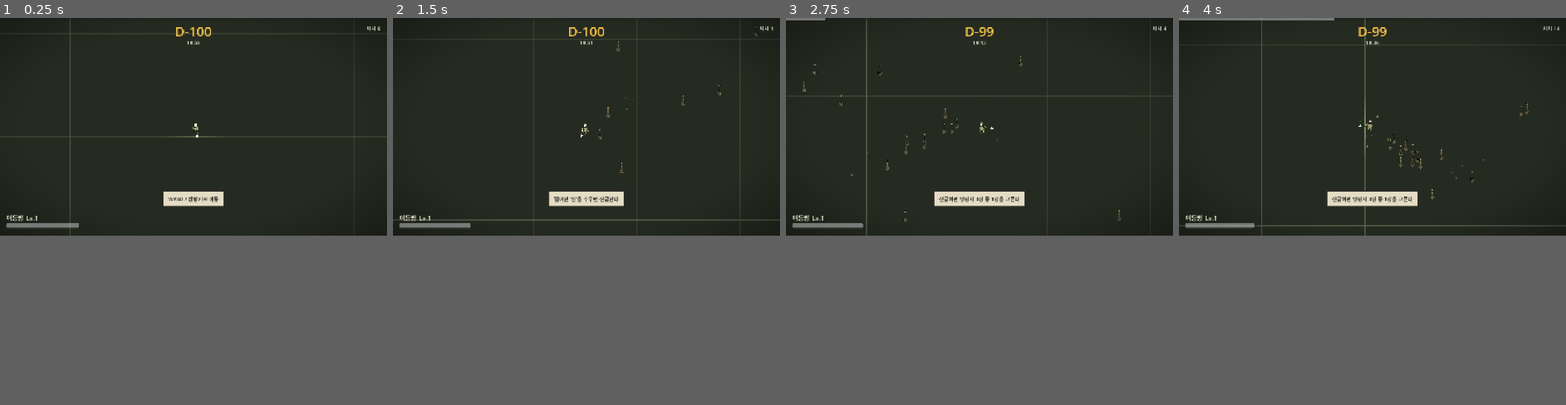
Above: before the commit, frames 1-4 (left to right).
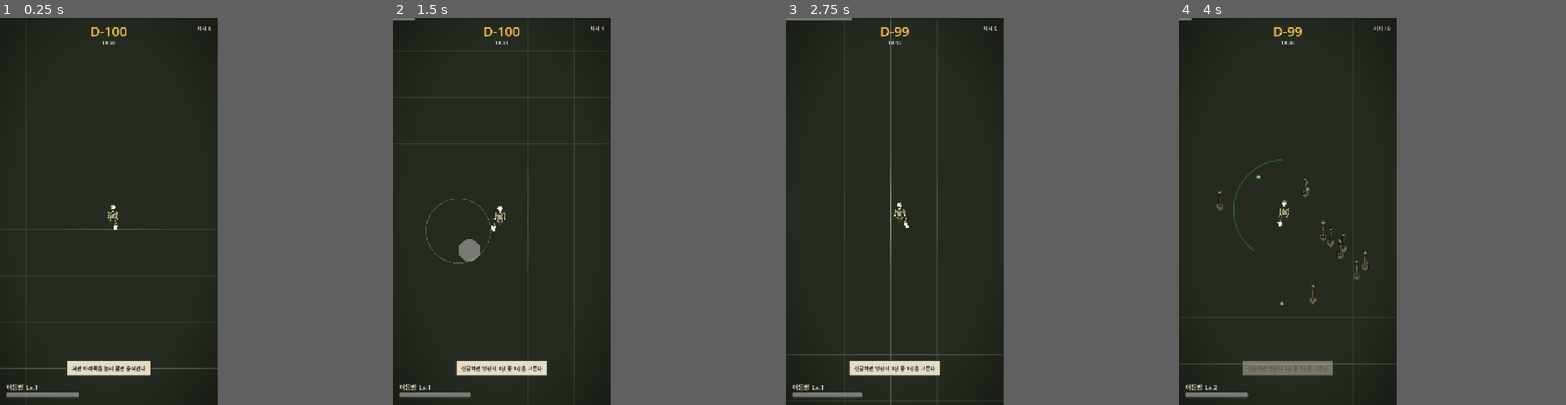
Above: after the commit, the same moments.

Repository: doogi7224/git-playground
Game: Godot game, scene res://tests/test_runner.tscn
The game is run twice, just before and just after one commit, with the same random seed, the same clock (stepped at 60 frames per second) and the same inputs. This scene is started directly instead of the project's main scene.
Inputs (mouse positions are in pixels of both pictures, inside the frame that each line leads up to):
- Up to frame 1 (0.25 s): no input
- Up to frame 2 (1.5 s): tap Enter at 0.5 s; move the mouse to (671, 114) at 0.52 s; hold D (move_right) 0.53-1.25 s; click (671, 114) at 0.67 s; drag from (509, 137) to (567, 168) at 1.27 s
- Up to frame 3 (2.75 s): move the mouse to (1018, 79) at 2.02 s; hold D (move_right) from 2.03 s (still down); click (1018, 79) at 2.17 s
- Up to frame 4 (4 s): release D (move_right) at 2.75 s; drag from (1353, 168) to (1256, 95) at 2.77 s; move the mouse to (1488, 161) at 3.52 s; hold A (move_left) from 3.53 s (still down); click (1488, 161) at 3.67 s
In our replay, the window is 800x450 before the commit and 450x800 after it. These sizes can differ from the game's own. Grey fills any space a smaller window leaves; there, only what the larger window draws over its background counts as a difference.

The runs differ from the first frame. In frame 1, 2.9% of the frame differs, in the area x 0-99%, y 0-99%; in frame 2, 3.5%; in frame 3, 3.7%; in frame 4, 4.2%, in the area x 0-99%, y 0-98%.

Commit message:
feat(mobile): 세로 1080x1920 전환 + 플로팅 조이스틱
플랫폼을 PC(Steam) 우선에서 모바일 우선으로 바꾼다. 세로 한 손 조작.

프로젝트

  뷰포트 1080x1920, 방향 세로 고정, 렌더러 mobile(Vulkan).
  gl_compatibility 가 기기 지원은 넓지만 2D 라이팅과 글로우 품질이 떨어진다.
  저사양 기기는 이미 있는 저사양 프리셋으로 그 둘을 끈다.
  stretch expand 라서 20:9 같은 더 긴 화면에서는 위아래가 더 보인다.
  emulate_touch_from_mouse 를 켜 PC 에서도 그대로 확인할 수 있다.
  도구 스크립트의 Xvfb 해상도도 전부 세로로 바꿨다.

플로팅 조이스틱 (ui/touch/)

  화면 아무 데나 대면 그 자리가 중심, 끌면 그 방향으로 간다.
  ★ Player 를 건드리지 않는다. AutoPlayer 와 똑같이 move_* 액션을 눌러서
    Input.get_vector 경로를 그대로 태운다. 키보드/자동플레이/터치가 전부 같은
    코드로 흐르고 기존 테스트도 손댈 필요가 없다.

  화면 아래 65% 에서만 잡는다. 위쪽은 UI 몫이고, 손가락이 캐릭터를 가리면 안 된다.
  데드존 18px, 최대 반경 160px 를 넘겨 끌어도 세기는 1.0 을 안 넘는다.
  트리에서 빠지거나 포커스를 잃으면 액션을 놓는다 -- 안 놓으면 레벨업 창이 뜬 뒤
  플레이어가 계속 달린다.

카메라와 스폰 링

  줌 1.8. 세로 화면에서 캐릭터가 40px 라 손가락에 가렸다.
  스폰 링 980 → 700. 980 은 가로 1920 시절 값이라 세로에서는 너무 멀어
  적이 오는 데만 한참 걸린다. 줌 1.8 에서 보이는 반대각선이 약 612 다.

안드로이드 뒤로가기를 Esc 와 같은 뜻으로 흘려보낸다. 메타 화면에서는 메인으로,
메인에서 또 누르면 종료. 판 도중에는 옵션(일시정지)을 연다 -- 실수로 눌러서
판이 날아가면 안 된다.

튜토리얼 첫 문구를 터치 기준으로 바꿨다.

검사 561개 (직전 542개). 조이스틱 테스트가 터치 → 액션 → Input.get_vector 까지
실제로 이어지는지, 떼면 확실히 놓는지 본다.

Co-Authored-By: Claude Opus 5 <noreply@anthropic.com>
Claude-Session: https://claude.ai/code/session_01DH84wvEbpBbH2sZ1nM6fyB

Diff:
--- a/core/spawn/spawn_director.gd
+++ b/core/spawn/spawn_director.gd
@@ -3,7 +3,11 @@
 ## 웨이브 디렉터. 1분 구간 테이블(WaveTable.tres)만 보고 돈다. (기획서 5.4)
 ## 밀도 곡선을 바꾸고 싶으면 코드가 아니라 .tres를 고친다.
 
-@export var spawn_ring_radius: float = 980.0   ## 화면 밖 링에서 스폰
+## 화면 밖 링에서 스폰.
+## 세로 1080x1920 + 줌 1.8 이면 보이는 범위가 600x1067, 반대각선이 약 612 다.
+## 그 1.15배쯤에서 내보내면 화면에 안 튀어나오면서도 금방 도착한다.
+## 1920x1080 시절 값(980)을 그대로 두면 적이 오는 데만 한참 걸려 초반이 텅 빈다.
+@export var spawn_ring_radius: float = 700.0
 @export var wave_table: WaveTable = null
 
 var enemies: EnemyManager = null
--- a/entities/player/player.tscn
+++ b/entities/player/player.tscn
@@ -11,6 +11,7 @@
 script = ExtResource("1_player")
 
 [node name="Camera2D" type="Camera2D" parent="."]
+zoom = Vector2(1.8, 1.8)
 script = ExtResource("2_shake")
 
 [node name="FootLight" type="PointLight2D" parent="."]
--- a/locale/strings.csv
+++ b/locale/strings.csv
@@ -252,6 +252,7 @@
 행운의 부적,행운의 부적,Lucky Charm
 현재 %s,현재 %s,%s
 혹한기 설원,혹한기 설원,Winter Field
+화면 아래쪽을 눌러 끌면 움직인다,화면 아래쪽을 눌러 끌면 움직인다,Touch and drag the lower screen to move
 화면 전체 스턴 + 넉백,화면 전체 스턴 + 넉백,Screen-wide stun + knockback
 화면 전체를 흔들어 세운다. 아침은 원래 그렇다.,화면 전체를 흔들어 세운다. 아침은 원래 그렇다.,Shakes the whole screen to a halt. Mornings are like that.
 화면 흔들림 강도,화면 흔들림 강도,Screen Shake Strength
--- a/maps/arena.gd
+++ b/maps/arena.gd
@@ -57,6 +57,18 @@
 	GameState.start_run(character.id)
 
 
+## 안드로이드 뒤로가기. 판 도중에는 옵션(일시정지)을 연다.
+## 실수로 눌러서 판이 날아가면 안 되므로 여기서 바로 나가지는 않는다.
+func _notification(what: int) -> void:
+	if what != NOTIFICATION_WM_GO_BACK_REQUEST:
+		return
+	var options: Control = get_node_or_null("UI/OptionsPanel")
+	if options == null:
+		return
+	options.visible = not options.visible
+	get_tree().paused = options.visible
+
+
 ## 메타 화면에서 고른 캐릭터/맵을 싣는다.
 ## 씬에 박아 둔 값은 기본값 겸 도구용 폴백이다 — tools/screenshot.sh 처럼
 ## 아레나를 직접 여는 경우 저장된 선택이 기본값과 같아서 결과가 달라지지 않는다.
--- a/maps/arena.tscn
+++ b/maps/arena.tscn
@@ -25,6 +25,7 @@
 [ext_resource type="Environment" path="res://data/gfx_environment.tres" id="21_env"]
 [ext_resource type="PackedScene" path="res://ui/options_panel.tscn" id="22_options"]
 [ext_resource type="PackedScene" path="res://ui/tutorial_overlay.tscn" id="25_tutorial"]
+[ext_resource type="PackedScene" path="res://ui/touch/floating_joystick.tscn" id="26_joystick"]
 
 [node name="Arena" type="Node2D"]
 script = ExtResource("1_arena")
@@ -112,6 +113,8 @@
 
 [node name="HUD" parent="UI" instance=ExtResource("7_hud")]
 
+[node name="Joystick" parent="UI" instance=ExtResource("26_joystick")]
+
 [node name="LevelUpScreen" parent="UI" instance=ExtResource("8_levelup")]
 
 [node name="ResultsScreen" parent="UI" instance=ExtResource("9_results")]
--- a/project.godot
+++ b/project.godot
@@ -1,5 +1,5 @@
 ; Engine configuration file.
-; 《전역까지 D-100》 — Godot 4.7.x / Forward+
+; 《전역까지 D-100》 — Godot 4.7.x / Mobile(Vulkan) / 세로 1080x1920
 ; See CLAUDE.md for the project rules.
 
 config_version=5
@@ -10,10 +10,10 @@
 config/name_localized={
 "en": "D-100 to Discharge"
 }
-config/description="한 판 = 전역까지 남은 100일 = 실시간 20분. 뱀파이어 서바이벌형 불릿 헤븐."
+config/description="한 판 = 전역까지 남은 100일 = 실시간 20분. 뱀파이어 서바이벌형 불릿 헤븐. 세로 화면 한 손 조작."
 config/version="0.0.1"
 run/main_scene="res://ui/meta/meta_root.tscn"
-config/features=PackedStringArray("4.7", "Forward Plus")
+config/features=PackedStringArray("4.7", "Mobile")
 config/icon="res://icon.svg"
 
 [autoload]
@@ -31,8 +31,11 @@
 
 [display]
 
-window/size/viewport_width=1920
-window/size/viewport_height=1080
+; 세로 한 손 조작. 1080x1920 은 흔한 폰 해상도(FHD+)의 기준이고,
+; expand 라서 20:9 같은 더 긴 화면에서는 위아래가 더 보인다.
+window/size/viewport_width=1080
+window/size/viewport_height=1920
+window/handheld/orientation=1
 window/stretch/mode="canvas_items"
 window/stretch/aspect="expand"
 
@@ -78,6 +81,10 @@
 locale/translations=PackedStringArray("res://locale/strings.ko.translation", "res://locale/strings.en.translation")
 locale/fallback="ko"
 
+[input_devices]
+
+pointing/emulate_touch_from_mouse=true
+
 [layer_names]
 
 2d_physics/layer_1="player"
@@ -93,7 +100,9 @@
 
 [rendering]
 
-renderer/rendering_method="forward_plus"
+; 모바일 우선. 2D 라이팅과 글로우가 필요해서 gl_compatibility 대신 mobile(Vulkan)을 쓴다.
+; 저사양 기기는 Settings 의 저사양 프리셋으로 글로우/라이팅을 끈다.
+renderer/rendering_method="mobile"
 renderer/rendering_method.mobile="mobile"
 textures/canvas_textures/default_texture_filter=1
 anti_aliasing/quality/msaa_2d=1
--- a/tests/run_tests.gd
+++ b/tests/run_tests.gd
@@ -16,7 +16,7 @@
 ## 하한 490 인데 508 → 506 으로 줄어든 걸 통과시켰고, 그 뒤에야 static 함수에서
 ## tr() 을 부를 수 없다는 컴파일 에러로 9개가 안 돌고 있었다는 걸 알았다.
 ## 새 테스트를 추가하면 이 숫자도 같이 올릴 것.
-const MIN_CHECKS: int = 540
+const MIN_CHECKS: int = 555
 
 var _failures: int = 0
 var _checks: int = 0
@@ -72,6 +72,7 @@
 	test_localization()
 	test_audio()
 	test_tutorial()
+	test_joystick()
 	print("--- %d개 검사 중 %d개 실패, %d개 건너뜀 ---" % [_checks, _failures, _skipped])
 	if _checks < MIN_CHECKS:
 		printerr("  [FAIL] 검사가 %d개만 돌았다 (최소 %d개). 스크립트 에러로 테스트가 중간에 끊겼을 가능성이 높다."
@@ -1872,3 +1873,88 @@
 	GameState.phase = GameState.Phase.MENU
 	GameState.elapsed = 0.0
 	SaveSystem.data = SaveSystem._default_data()
+
+
+## 플로팅 조이스틱 — 터치가 실제 이동으로 이어지는가.
+##
+## Player 를 건드리지 않고 move_* 액션을 눌러 Input.get_vector 경로를 그대로 태운다.
+## 그래서 키보드/자동플레이/터치가 같은 코드로 흐른다. 여기서는 그 배선을 확인한다.
+func test_joystick() -> void:
+	print("[플로팅 조이스틱]")
+	var joy: FloatingJoystick = (load("res://ui/touch/floating_joystick.tscn") as PackedScene).instantiate()
+	add_child(joy)
+	joy.size = Vector2(1080.0, 1920.0)
+
+	_check(not joy.is_active(), "가만히 있으면 안 잡혀 있다")
+
+	# 화면 위쪽은 UI 몫이다. 여기를 눌러도 조이스틱이 안 잡혀야 한다.
+	joy._unhandled_input(_touch(Vector2(540.0, 200.0), true, 0))
+	_check(not joy.is_active(), "위쪽(UI 영역)에서는 안 잡힌다")
+
+	# 아래쪽을 누르면 그 자리가 중심이 된다
+	var origin := Vector2(300.0, 1500.0)
+	joy._unhandled_input(_touch(origin, true, 0))
+	_check(joy.is_active(), "아래쪽을 누르면 잡힌다")
+	_check(joy._origin == origin, "누른 자리가 중심이 된다 (플로팅)")
+
+	# 데드존 안에서는 입력이 없다
+	joy._unhandled_input(_drag(origin + Vector2(8.0, 0.0), 0))
+	_check(not Input.is_action_pressed(&"move_right"),
+			"데드존 안에서는 입력이 안 나간다")
+
+	# 오른쪽으로 끌면 오른쪽 액션이 눌린다
+	joy._unhandled_input(_drag(origin + Vector2(joy.max_radius, 0.0), 0))
+	_check(Input.is_action_pressed(&"move_right"), "오른쪽으로 끌면 move_right")
+	_check(not Input.is_action_pressed(&"move_left"), "반대쪽은 안 눌린다")
+	_check(is_equal_approx(Input.get_action_strength(&"move_right"), 1.0),
+			"최대 반경에서 세기 1.0 (got %.2f)" % Input.get_action_strength(&"move_right"))
+
+	# 실제 이동 방향과 맞는가 (Player 가 읽는 그 벡터)
+	var dir: Vector2 = Input.get_vector(&"move_left", &"move_right", &"move_up", &"move_down")
+	_check(dir.x > 0.9 and absf(dir.y) < 0.1, "Player 가 읽는 벡터가 오른쪽이다 (got %s)" % dir)
+
+	# 절반만 끌면 절반 세기
+	joy._unhandled_input(_drag(origin + Vector2(joy.max_radius * 0.5, 0.0), 0))
+	_check(absf(Input.get_action_strength(&"move_right") - 0.5) < 0.1,
+			"절반 끌면 절반 세기 (got %.2f)" % Input.get_action_strength(&"move_right"))
+
+	# 최대 반경을 넘겨도 1.0 을 안 넘는다
+	joy._unhandled_input(_drag(origin + Vector2(joy.max_radius * 4.0, 0.0), 0))
+	_check(Input.get_action_strength(&"move_right") <= 1.001,
+			"더 끌어도 1.0 을 안 넘는다 (got %.2f)" % Input.get_action_strength(&"move_right"))
+
+	# 대각선
+	joy._unhandled_input(_drag(origin + Vector2(0.0, -joy.max_radius), 0))
+	_check(Input.is_action_pressed(&"move_up") and not Input.is_action_pressed(&"move_down"),
+			"위로 끌면 move_up")
+
+	# 떼면 전부 풀린다. 안 풀리면 플레이어가 계속 달린다.
+	joy._unhandled_input(_touch(origin, false, 0))
+	_check(not joy.is_active(), "떼면 놓인다")
+	for action: StringName in joy.ACTIONS:
+		_check(not Input.is_action_pressed(action), "떼면 %s 가 풀린다" % action)
+
+	# 화면이 사라져도 눌린 채로 남으면 안 된다 (레벨업 창이 뜰 때 실제로 겪는 상황)
+	joy._unhandled_input(_touch(origin, true, 0))
+	joy._unhandled_input(_drag(origin + Vector2(200.0, 0.0), 0))
+	_check(Input.is_action_pressed(&"move_right"), "다시 잡힌다")
+	joy._notification(Node.NOTIFICATION_EXIT_TREE)
+	_check(not Input.is_action_pressed(&"move_right"),
+			"트리에서 빠질 때 입력을 놓는다 (안 놓으면 계속 달린다)")
+
+	joy.queue_free()
+
+
+func _touch(pos: Vector2, pressed: bool, index: int) -> InputEventScreenTouch:
+	var e := InputEventScreenTouch.new()
+	e.position = pos
+	e.pressed = pressed
+	e.index = index
+	return e
+
+
+func _drag(pos: Vector2, index: int) -> InputEventScreenDrag:
+	var e := InputEventScreenDrag.new()
+	e.position = pos
+	e.index = index
+	return e
--- a/ui/meta/meta_root.gd
+++ b/ui/meta/meta_root.gd
@@ -30,6 +30,17 @@
 ## 화면만 사라져 게임이 얼어붙는다.
 func show_screen_for_options() -> void:
 	_show(_options)
+
+
+## 안드로이드 뒤로가기. Esc 와 같은 뜻으로 흘려보내면 이미 있는 처리가 그대로 동작한다.
+## 메인 메뉴에서 뒤로가기를 또 누르면 앱을 닫는다 -- 안 그러면 나갈 방법이 없다.
+func _notification(what: int) -> void:
+	if what != NOTIFICATION_WM_GO_BACK_REQUEST:
+		return
+	if _main_menu != null and _main_menu.visible:
+		get_tree().quit()
+	else:
+		_go_main()
 
 
 func _unhandled_input(event: InputEvent) -> void:
--- /dev/null
+++ b/ui/touch/floating_joystick.gd
@@ -0,0 +1,117 @@
+extends Control
+class_name FloatingJoystick
+## 플로팅 조이스틱. 화면 아무 데나 손가락을 대면 그 자리가 중심이 되고,
+## 끌면 그 방향으로 움직인다.
+##
+## ★ Player 를 건드리지 않는다. AutoPlayer 와 똑같이 move_* 액션을 눌러서
+##   Input.get_vector 경로를 그대로 태운다. 그래서 키보드/자동플레이/터치가
+##   전부 같은 코드로 흐르고, 기존 테스트도 손댈 필요가 없다.
+##
+## 손가락이 캐릭터를 가리지 않게 화면 아래쪽 절반에서만 잡는다.
+## 위쪽은 UI(일시정지 등) 몫으로 남긴다.
+
+const ACTIONS: Array[StringName] = [&"move_right", &"move_left", &"move_down", &"move_up"]
+
+## 이 반경까지 끌면 최대 속도. 작으면 예민하고 크면 둔하다.
+@export var max_radius: float = 160.0
+## 이보다 덜 움직이면 입력으로 치지 않는다. 손떨림 방지.
+@export var dead_zone: float = 18.0
+## 화면 세로에서 이 비율 아래쪽만 조이스틱 영역. 위는 UI 가 쓴다.
+@export var active_area_top: float = 0.35
+
+var _touch_index: int = -1
+var _origin: Vector2 = Vector2.ZERO
+var _current: Vector2 = Vector2.ZERO
+var _active: bool = false
+
+## 시각화 색. 손가락 밑이라 진하면 방해된다.
+const RING_COLOR: Color = Color(1.0, 1.0, 1.0, 0.22)
+const KNOB_COLOR: Color = Color(1.0, 1.0, 1.0, 0.38)
+
+
+func _ready() -> void:
+	set_anchors_preset(Control.PRESET_FULL_RECT)
+	mouse_filter = Control.MOUSE_FILTER_IGNORE
+	# 마우스로도 잡히게 해 두면 PC 에서 그대로 확인할 수 있다
+	# (project.godot 의 emulate_touch_from_mouse).
+	set_process_unhandled_input(true)
+
+
+func _unhandled_input(event: InputEvent) -> void:
+	if event is InputEventScreenTouch:
+		var touch := event as InputEventScreenTouch
+		if touch.pressed:
+			if _touch_index < 0 and _in_active_area(touch.position):
+				_touch_index = touch.index
+				_origin = touch.position
+				_current = touch.position
+				_active = true
+				queue_redraw()
+		elif touch.index == _touch_index:
+			_release()
+	elif event is InputEventScreenDrag:
+		var drag := event as InputEventScreenDrag
+		if drag.index == _touch_index:
+			_current = drag.position
+			_apply()
+			queue_redraw()
+
+
+func _in_active_area(pos: Vector2) -> bool:
+	return pos.y >= size.y * active_area_top
+
+
+func _apply() -> void:
+	var delta: Vector2 = _current - _origin
+	if delta.length() < dead_zone:
+		_release_actions()
+		return
+	# max_radius 를 넘으면 1.0 으로 자른다. 더 끈다고 더 빨라지지는 않는다.
+	var strength: Vector2 = delta / max_radius
+	if strength.length() > 1.0:
+		strength = strength.normalized()
+	_press(&"move_right", maxf(strength.x, 0.0))
+	_press(&"move_left", maxf(-strength.x, 0.0))
+	_press(&"move_down", maxf(strength.y, 0.0))
+	_press(&"move_up", maxf(-strength.y, 0.0))
+
+
+func _press(action: StringName, strength: float) -> void:
+	if strength > 0.001:
+		Input.action_press(action, strength)
+	else:
+		Input.action_release(action)
+
+
+func _release_actions() -> void:
+	for action: StringName in ACTIONS:
+		Input.action_release(action)
+
+
+func _release() -> void:
+	_touch_index = -1
+	_active = false
+	_release_actions()
+	queue_redraw()
+
+
+## 화면이 사라져도 손가락이 눌린 채로 남으면 안 된다.
+## (레벨업 창이 뜨거나 판이 끝날 때)
+func _notification(what: int) -> void:
+	if what == NOTIFICATION_EXIT_TREE or what == NOTIFICATION_APPLICATION_FOCUS_OUT:
+		_release_actions()
+
+
+func _draw() -> void:
+	if not _active:
+		return
+	var delta: Vector2 = _current - _origin
+	if delta.length() > max_radius:
+		delta = delta.normalized() * max_radius
+	draw_circle(_origin, max_radius, RING_COLOR, false, 4.0)
+	draw_circle(_origin + delta, max_radius * 0.34, KNOB_COLOR)
+
+
+## 지금 잡혀 있는가. 테스트와 튜토리얼이 본다.
+func is_active() -> bool:
+	return _active
--- /dev/null
+++ b/ui/touch/floating_joystick.tscn
@@ -0,0 +1,12 @@
+[gd_scene load_steps=2 format=3]
+
+[ext_resource type="Script" path="res://ui/touch/floating_joystick.gd" id="1_joy"]
+
+[node name="FloatingJoystick" type="Control"]
+anchors_preset = 15
+anchor_right = 1.0
+anchor_bottom = 1.0
+grow_horizontal = 2
+grow_vertical = 2
+mouse_filter = 2
+script = ExtResource("1_joy")
--- a/ui/tutorial_overlay.gd
+++ b/ui/tutorial_overlay.gd
@@ -10,7 +10,7 @@
 ## 한 단계 = {id, 언제 띄우나(초), 무엇을 하면 지워지나}
 ## 문구는 번역 표를 타므로 여기 한국어가 그대로 키다.
 const STEPS: Array[Dictionary] = [
-	{"id": &"move", "at": 0.0, "text": "WASD / 방향키로 이동", "clear": &"moved"},
+	{"id": &"move", "at": 0.0, "text": "화면 아래쪽을 눌러 끌면 움직인다", "clear": &"moved"},
 	{"id": &"attack", "at": 3.0, "text": "공격은 자동이다. 적 쪽으로 붙기만 하면 된다.", "clear": &"killed"},
 	{"id": &"xp", "at": 8.0, "text": "떨어진 '짬'을 주우면 진급한다", "clear": &"picked"},
 	{"id": &"orders", "at": 0.0, "text": "진급하면 명령서 3장 중 1장을 고른다", "clear": &"leveled"},
Not shown, added: ui/touch/floating_joystick.gd.uid
Not shown, changed: tools/menu_shot.sh
Not shown, changed: tools/rigging_preview.sh
Not shown, changed: tools/screenshot.sh
Not shown, changed: tools/stress.sh
Not shown, changed: tools/test.sh
